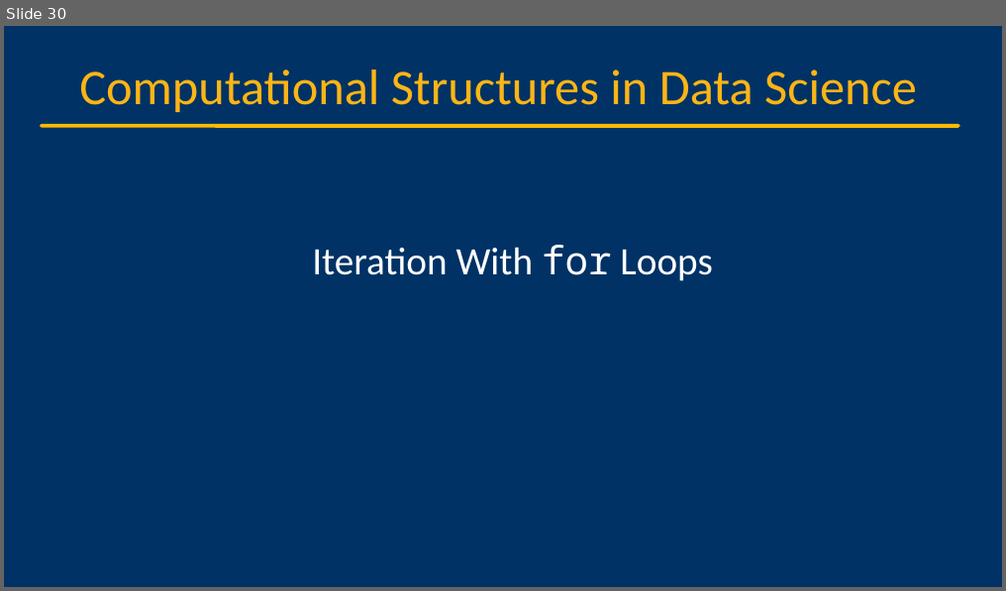
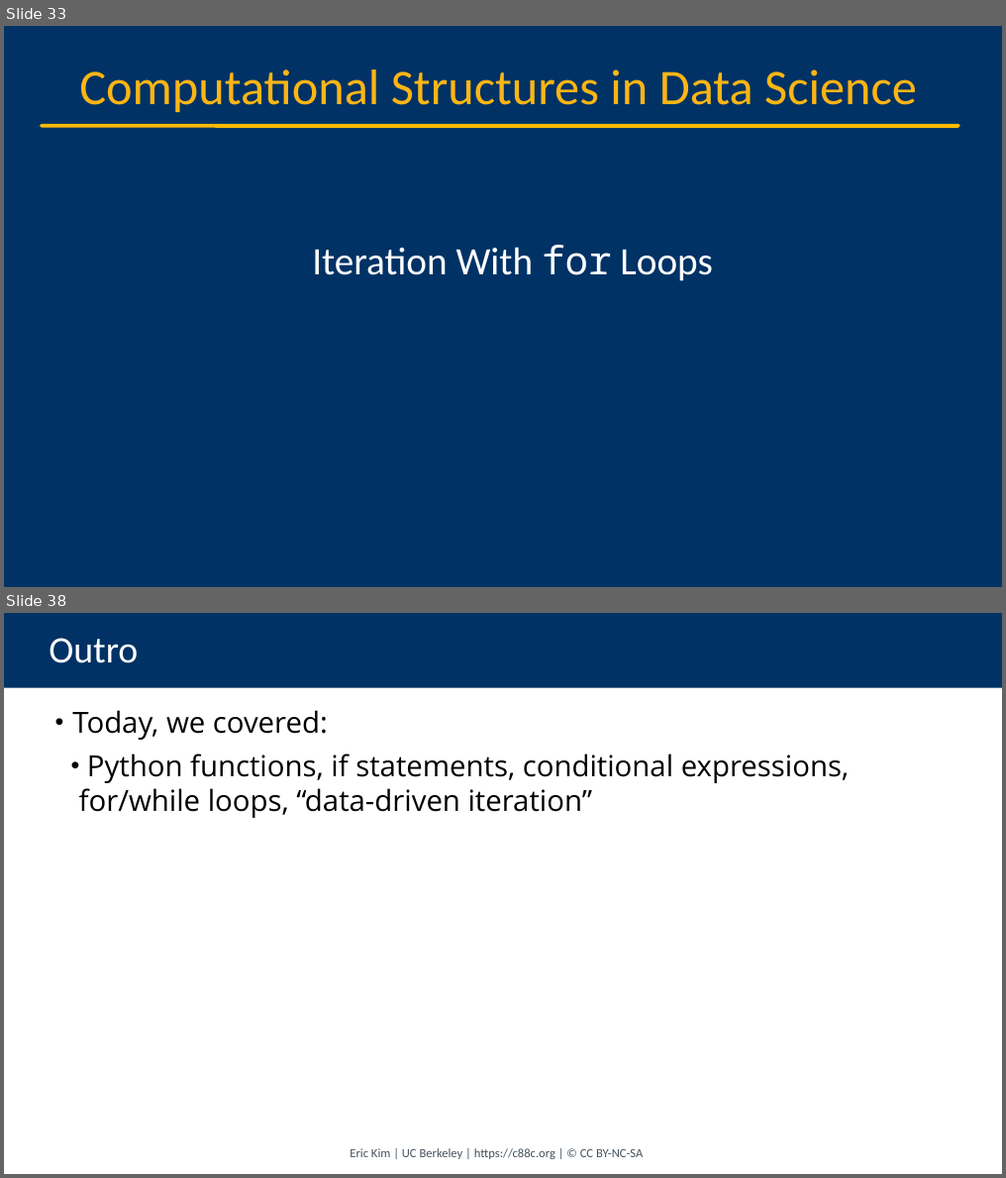
Before and after one commit to cs88-website/su24, a slide deck: assets/slides/su24/03-Loops.pptx. Shown one above the other, each under a label of ours: slide 30 before the commit, slides 33 and 38 after it; the slides between them are not shown. The pictures are 1006x591 and 1006x1178 pixels, drawn with LibreOffice and Linux fonts; fonts in the diff are those of the drawing; background and template pictures are left out. Boxes give left, top, right and bottom in pixels: in the first picture for what was removed or moved away, otherwise in the second. Text is boxed around its words. In the diff, an @@ line names an element or a change of style, - is before the commit and + after.

```diff
--- a/assets/slides/su24/03-Loops.pptx
+++ b/assets/slides/su24/03-Loops.pptx
@@ slide 38 added at box(4, 613, 1002, 1174), background #FFFFFF @@
@@ title added at box(4, 613, 1002, 688), fill #003265, 36 pt, text #FFFFFF @@
+Outro
@@ text added at box(72, 710, 849, 818), 28 pt, text #000000 @@
+• Today, we covered:
+  • Python functions, if statements, conditional expressions, for/while loops, “data-driven iteration”
@@ text added at box(350, 1149, 643, 1159), 12 pt, text #46535E @@
+Eric Kim | UC Berkeley | https://c88c.org | © CC BY-NC-SA
@@ what was slide 30 is now slide 33 @@
```
Also in this commit, not shown: 20 slides changed, 4 other slides added, 52 other files.
